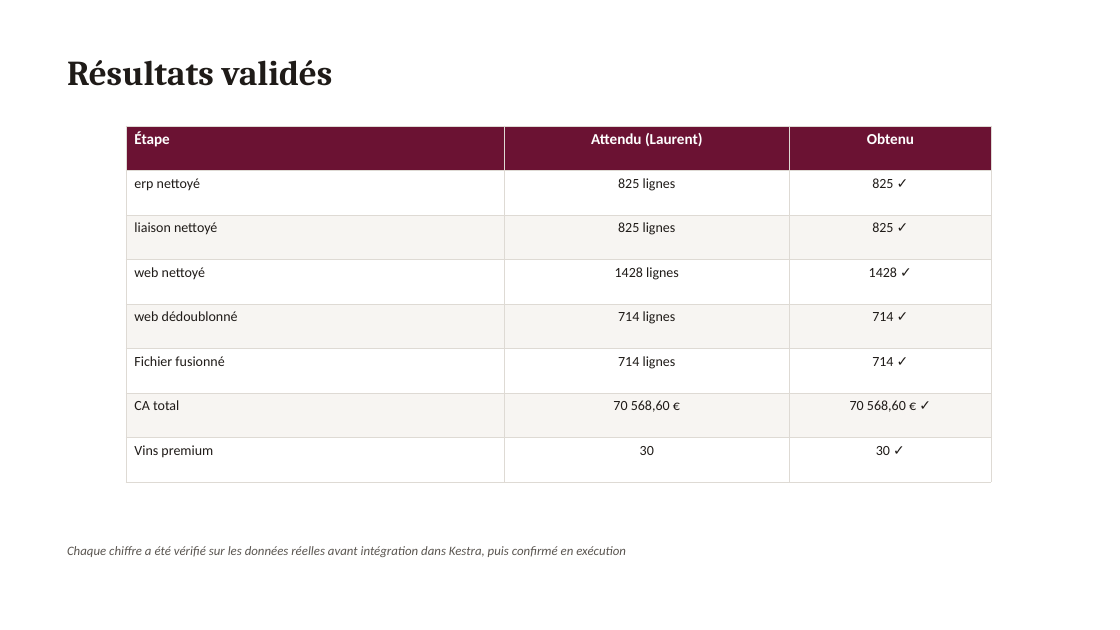
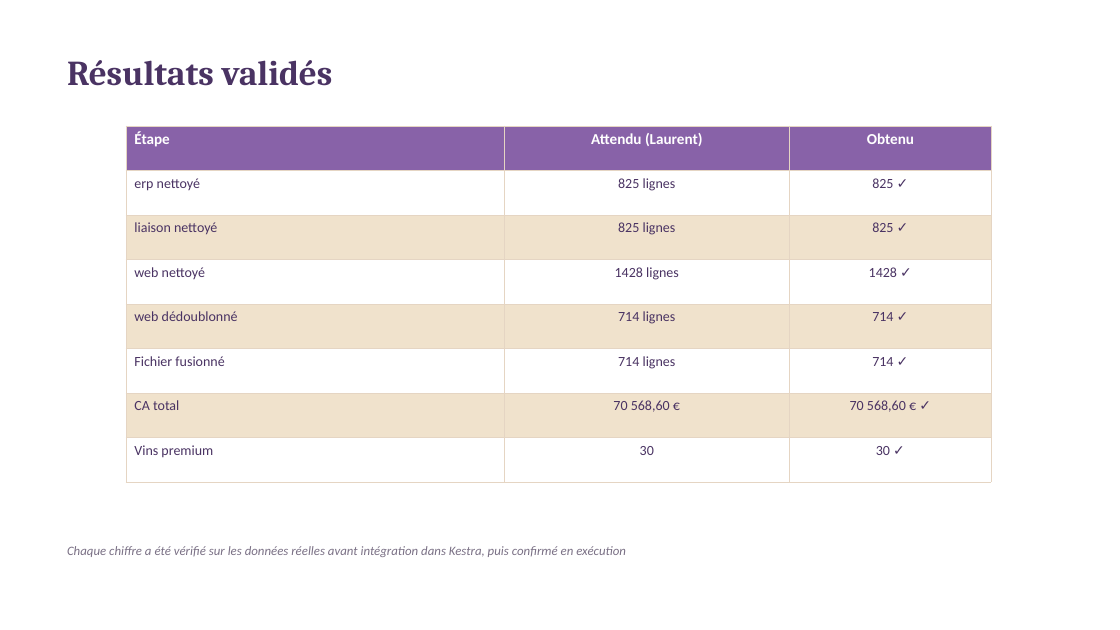
Before and after one commit to dorrazch-hue/bottleneck-data-pipeline, a slide deck: slide 9 of bottleneck_presentation.pptx (slide 7 before the commit). Drawn at 1120x630 pixels with LibreOffice and Linux fonts; fonts in the diff are those of the drawing. Boxes give left, top, right and bottom in pixels: in the first picture for what was removed or moved away, otherwise in the second. Text is boxed around its words. In the diff, an @@ line names an element or a change of style, - is before the commit and + after.

```diff
--- a/bottleneck_presentation.pptx
+++ b/bottleneck_presentation.pptx
@@ text "Résultats validés" at [67,60,333,86]: text colour #1F1B18 to #4A3363 @@
@@ table at [126,126,991,513] @@
@@ fill #6B1233 to #8862A8 in row 1 @@
@@ fill #F7F5F2 to #F0E2CC in 9 cells @@
@@ text colour #1F1B18 to #4A3363 in "erp nettoyé", "825 lignes", "825 ✓", "liaison nettoyé" and 17 more places @@
@@ borders changed @@
@@ text "Chaque chiffre a été vérifié ..." at [67,546,626,557]: text colour #5A5550 to #7A7085 @@
```
Also in this commit, not shown: 6 other slides changed, 4 slides added, 2 slides removed.
